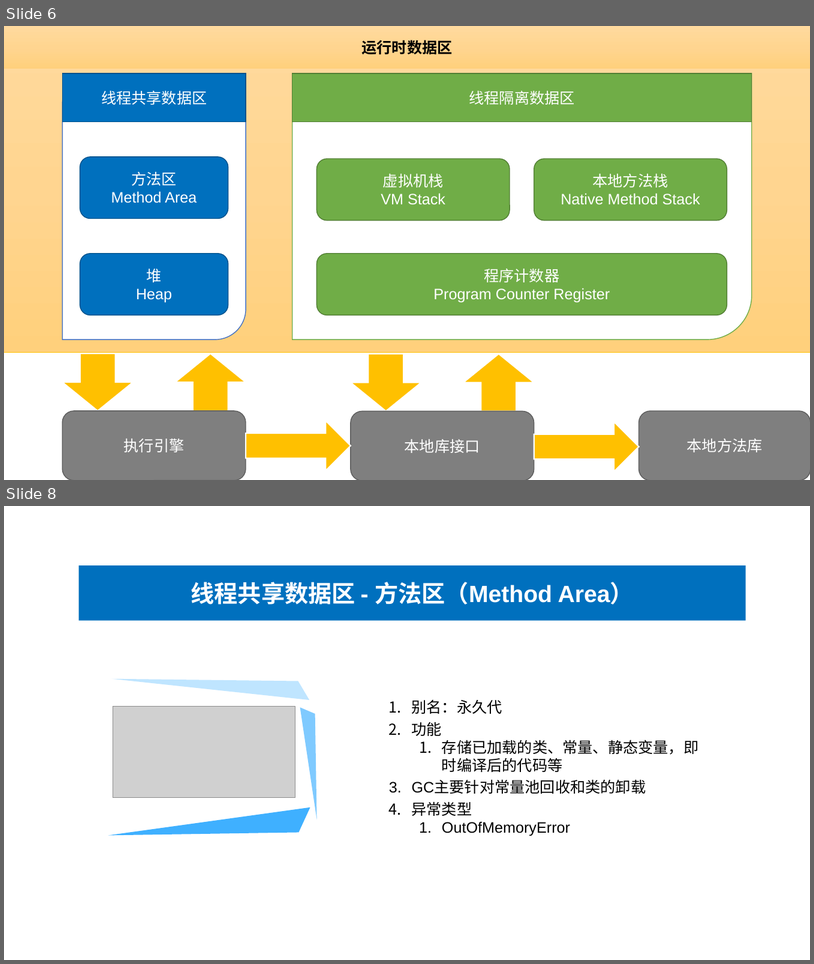
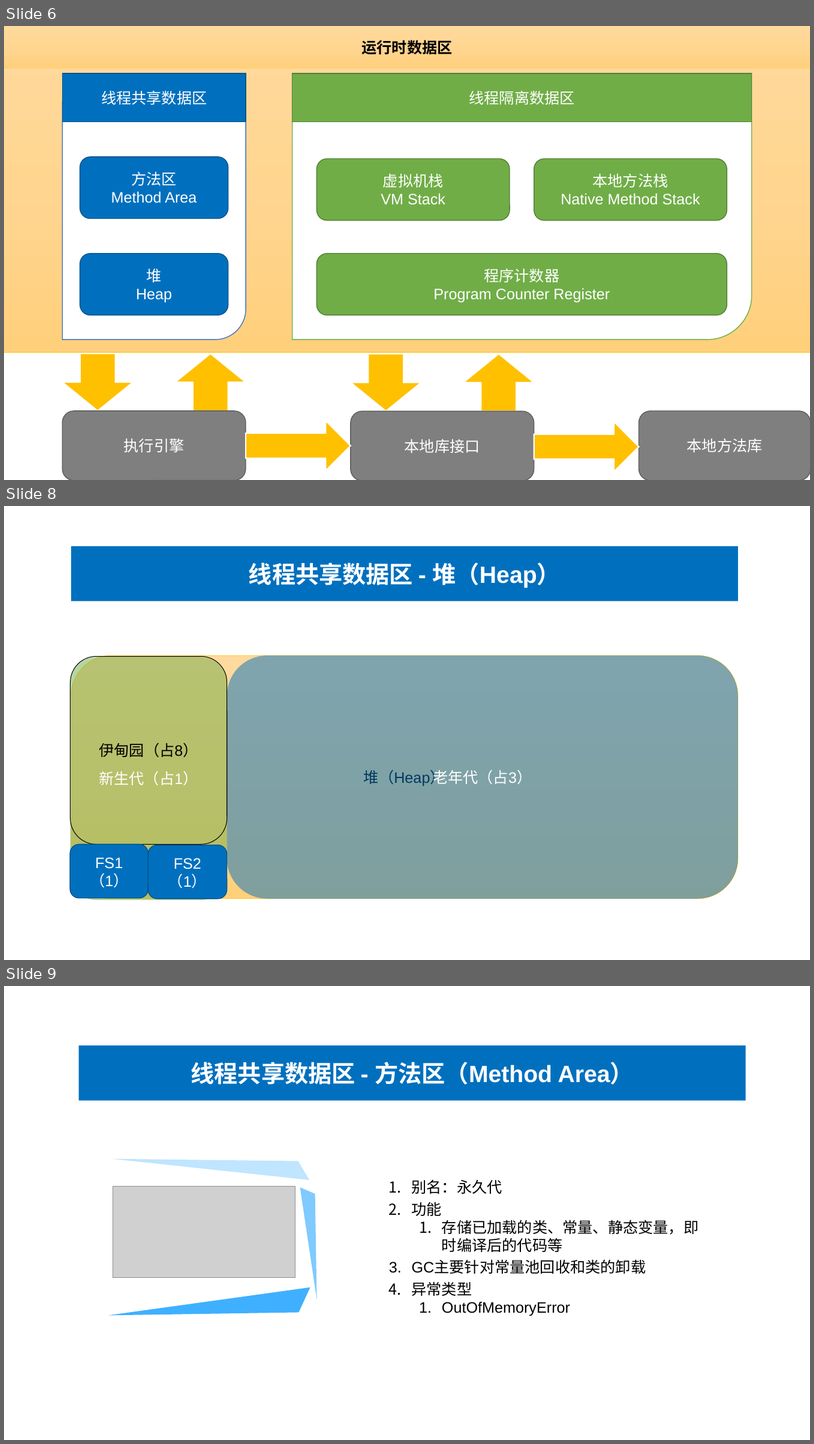
Before and after one commit to frinder6/my.doc, a slide deck: 深入理解Java虚拟机.pptx. Shown one above the other, each under a label of ours: slides 6 and 8 before the commit, slides 6, 8 and 9 after it; the slides between them are not shown. The pictures are 814x964 and 814x1444 pixels, drawn with LibreOffice and Linux fonts; fonts in the diff are those of the drawing; grey boxes stand for pictures. Boxes give left, top, right and bottom in pixels: in the first picture for what was removed or moved away, otherwise in the second. Text is boxed around its words. In the diff, an @@ line names an element or a change of style, - is before the commit and + after.

```diff
--- a/深入理解Java虚拟机.pptx
+++ b/深入理解Java虚拟机.pptx
@@ slide 8 added at bbox=[4, 506, 810, 960], background #FFFFFF @@
@@ rectangle added at bbox=[71, 546, 738, 601], fill #0070BE, 28 pt, text #FFFFFF, bold @@
+线程共享数据区 - 堆（Heap）
@@ group added at bbox=[70, 655, 739, 900]: 6 rounded rectangles @@
+堆（Heap）
+新生代（占1）
+老年代（占3）
+伊甸园（占8）
+FS1（1）
+FS2（1）
@@ what was slide 8 is now slide 9 @@
```
Also in this commit, not shown: 1 slide changed, 1 other file.
